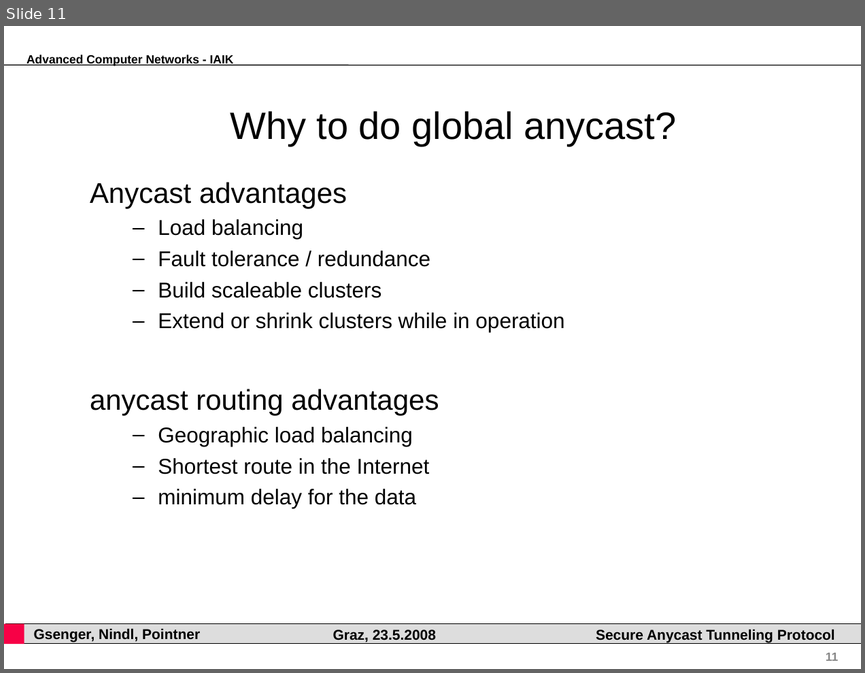
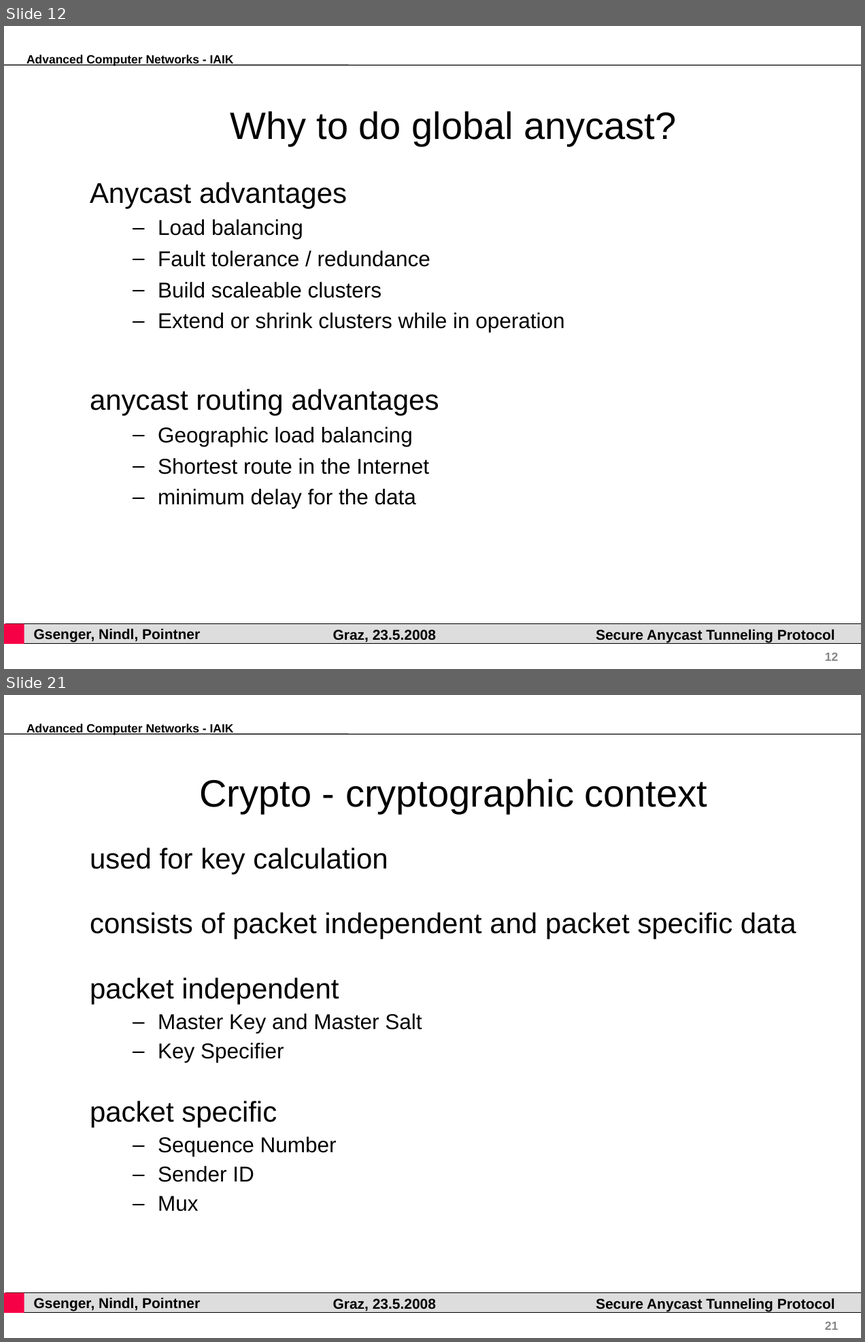
Before and after one commit to pyhedgehog/anytun, a slide deck: papers/acn.ppt. Shown one above the other, each under a label of ours: slide 11 before the commit, slides 12 and 21 after it; the slides between them are not shown. The pictures are 865x673 and 865x1342 pixels, drawn with LibreOffice and Linux fonts; fonts in the diff are those of the drawing; background and template pictures are left out. Boxes give left, top, right and bottom in pixels: in the first picture for what was removed or moved away, otherwise in the second. Text is boxed around its words. In the diff, an @@ line names an element or a change of style, - is before the commit and + after.

```diff
--- a/papers/acn.ppt
+++ b/papers/acn.ppt
@@ slide 21 added at (4,695,861,1338), background #FFFFFF; not listed: 7 template elements that a slide beside it also shows @@
@@ title added at (200,779,707,813), 32 pt, text #000000 @@
+Crypto - cryptographic context
@@ text added at (90,847,796,1211), 24 pt, text #000000 @@
+used for key calculation
+consists of packet independent and packet specific data
+packet independent
+  – Master Key and Master Salt
+  – Key Specifier
+packet specific
+  – Sequence Number
+  – Sender ID
+  – Mux
@@ what was slide 11 is now slide 12 @@
@@ page number at (825,652,838,660): text changed @@
-11
+12
```
Also in this commit, not shown: 17 other slides added, 1 slide removed, 10 other files.
